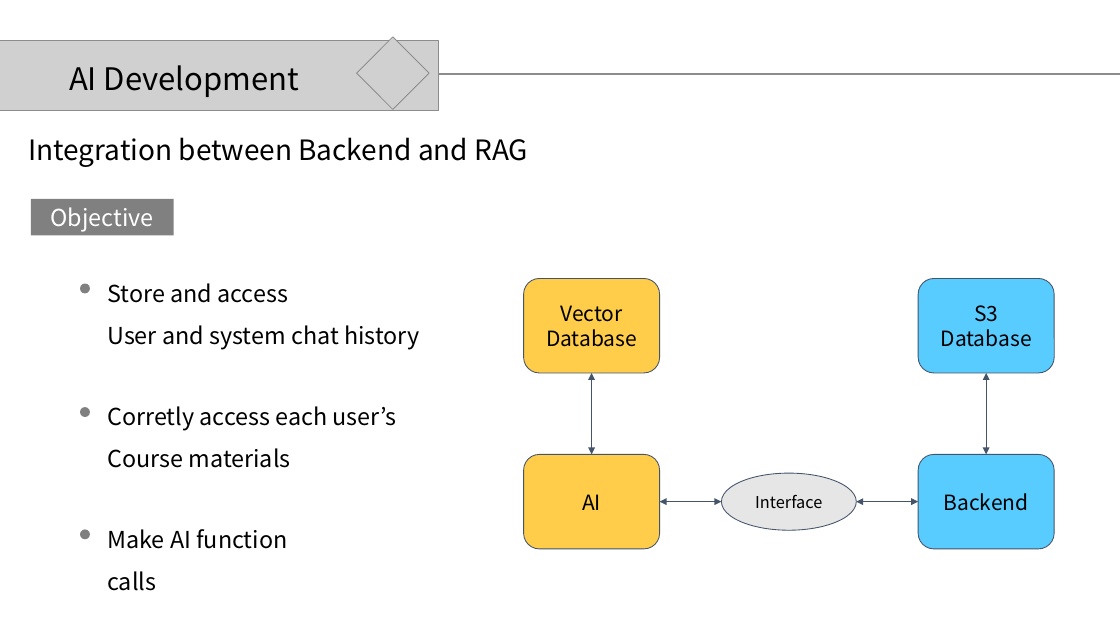
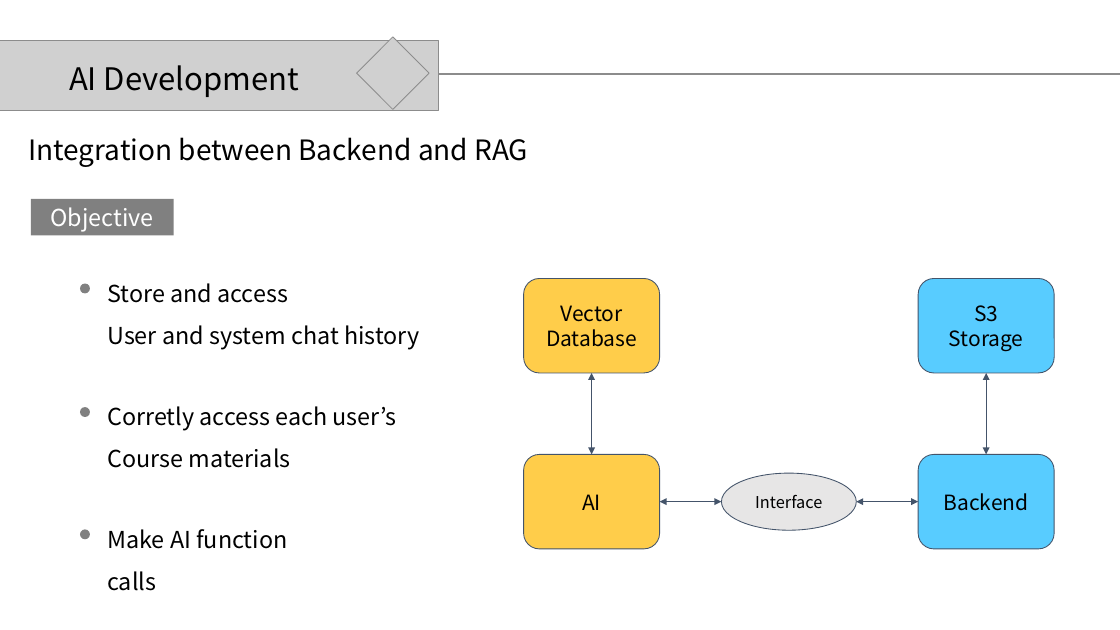
Before and after one commit to SecAI-Lab/SWE3028-Fall-2024, a slide deck: slide 12 of Team K/Weekly_progress/2nd/weekly_progress_2_v1.pptx. Drawn at 1120x630 pixels with LibreOffice and Linux fonts; fonts in the diff are those of the drawing; grey boxes stand for pictures. Boxes give left, top, right and bottom in pixels: in the first picture for what was removed or moved away, otherwise in the second. Text is boxed around its words. In the diff, an @@ line names an element or a change of style, - is before the commit and + after.

Commit message:
Team K modified weekly progress

```diff
--- a/Team K/Weekly_progress/2nd/weekly_progress_2_v1.pptx
+++ b/Team K/Weekly_progress/2nd/weekly_progress_2_v1.pptx
@@ text in rounded rectangle at (949, 330, 1024, 351): text changed @@
-Database
+Storage
```
